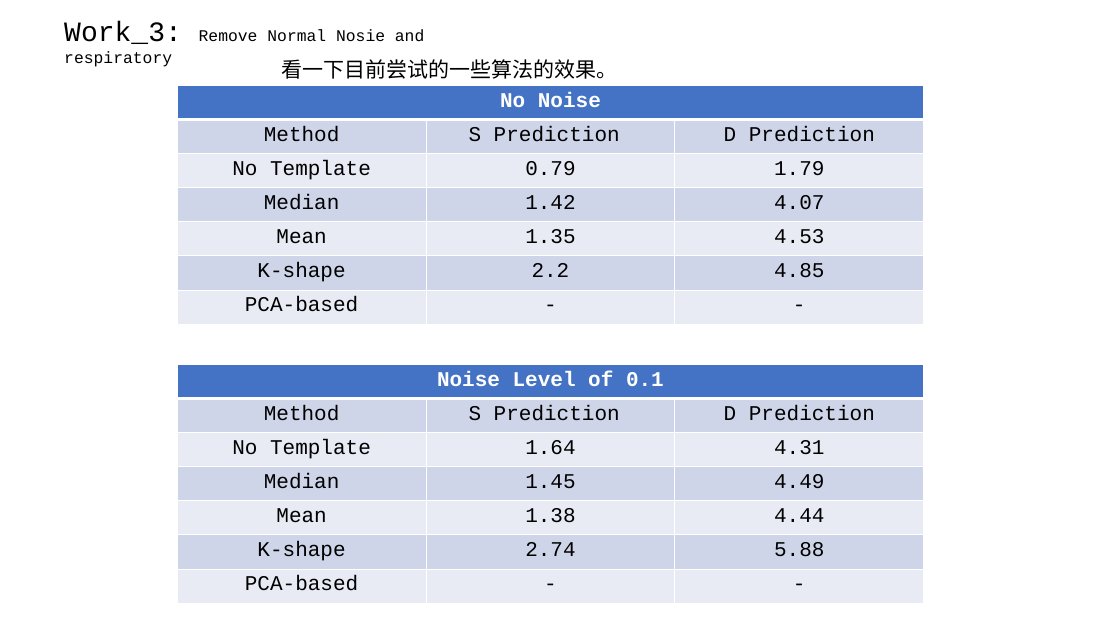
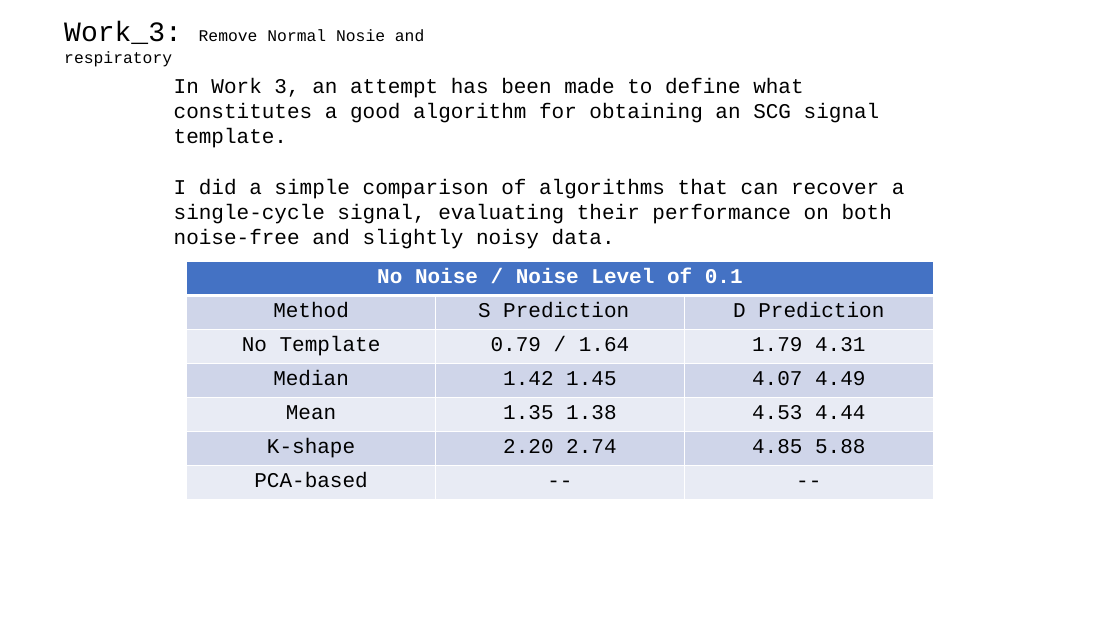
Before and after one commit to A-Big-Tortoise/Presentation, a slide deck: slide 8 of Presentation_918_JiayuChen.pptx. Drawn at 1120x630 pixels with LibreOffice and Linux fonts; fonts in the diff are those of the drawing. Boxes give left, top, right and bottom in pixels: in the first picture for what was removed or moved away, otherwise in the second. Text is boxed around its words. In the diff, an @@ line names an element or a change of style, - is before the commit and + after.

Commit message:
Add Draft

```diff
--- a/Presentation_918_JiayuChen.pptx
+++ b/Presentation_918_JiayuChen.pptx
@@ text at [174,78,905,249]: text changed @@
-看一下目前尝试的一些算法的效果。
+In Work 3, an attempt has been made to define what constitutes a good algorithm for obtaining an SCG signal template.
+I did a simple comparison of algorithms that can recover a single-cycle signal, evaluating their performance on both noise-free and slightly noisy data.
@@ table at [187,261,933,500] @@
-row 1, column 1: No Noise
+row 1, column 1: No Noise / Noise Level of 0.1
-row 3, column 2: 0.79
+row 3, column 2: 0.79 / 1.64
-row 3, column 3: 1.79
+row 3, column 3: 1.79 4.31
-row 4, column 2: 1.42
+row 4, column 2: 1.42 1.45
-row 4, column 3: 4.07
+row 4, column 3: 4.07 4.49
-row 5, column 2: 1.35
+row 5, column 2: 1.35 1.38
-row 5, column 3: 4.53
+row 5, column 3: 4.53 4.44
-row 6, column 2: 2.2
+row 6, column 2: 2.20 2.74
-row 6, column 3: 4.85
+row 6, column 3: 4.85 5.88
-row 7, column 2: -
+row 7, column 2: --
-row 7, column 3: -
+row 7, column 3: --
@@ table: place and size @@
-table at [177,86,923,324]
+table at [187,261,933,500]
@@ table removed at [177,365,923,603], 7 rows, 3 columns @@
-Noise Level of 0.1 |  | 
-Method | S Prediction | D Prediction
-No Template | 1.64 | 4.31
-Median | 1.45 | 4.49
-Mean | 1.38 | 4.44
-K-shape | 2.74 | 5.88
-PCA-based | - | -
```
Also in this commit, not shown: 5 other slides changed, 3 slides added, 3 slides removed.
